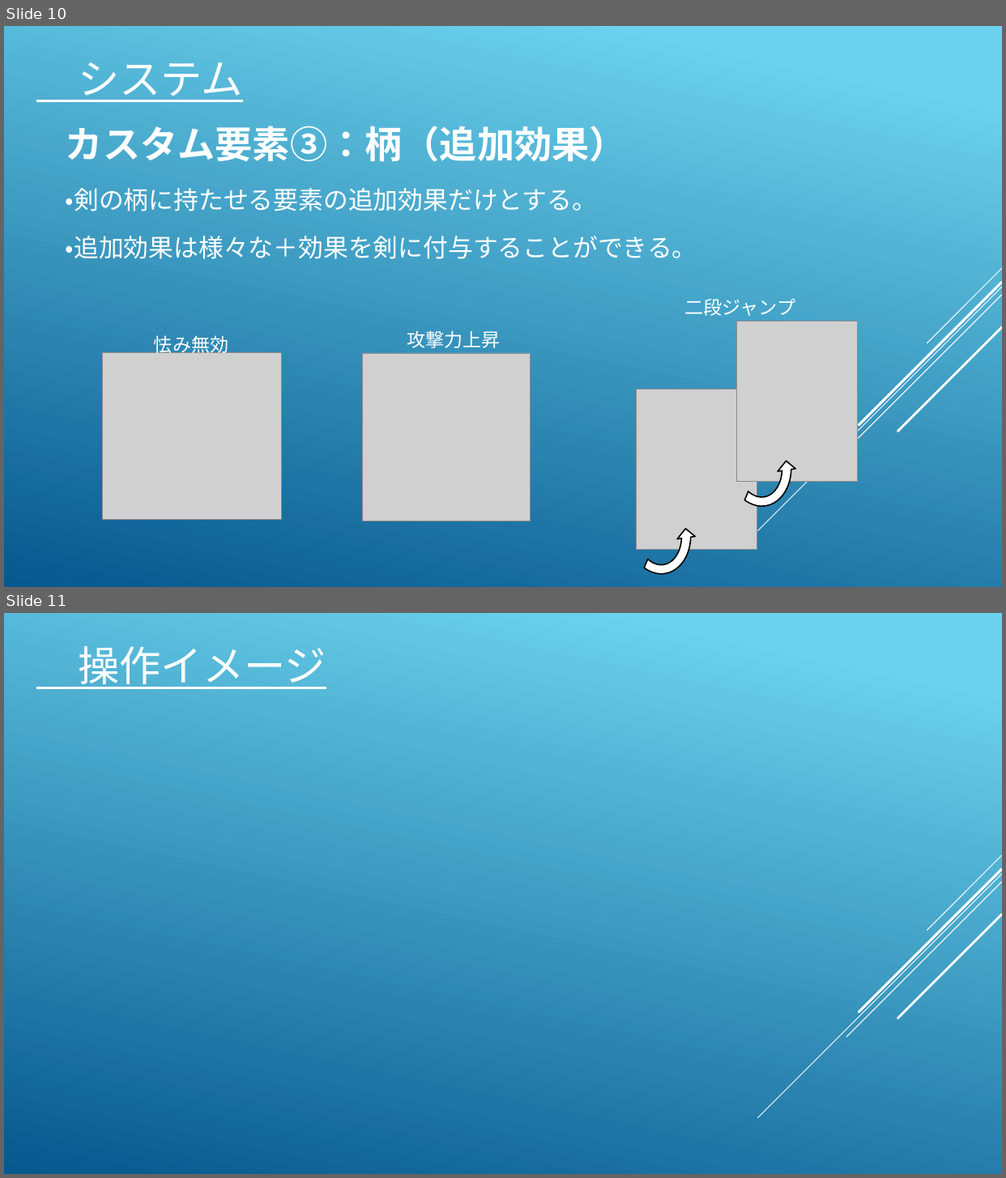
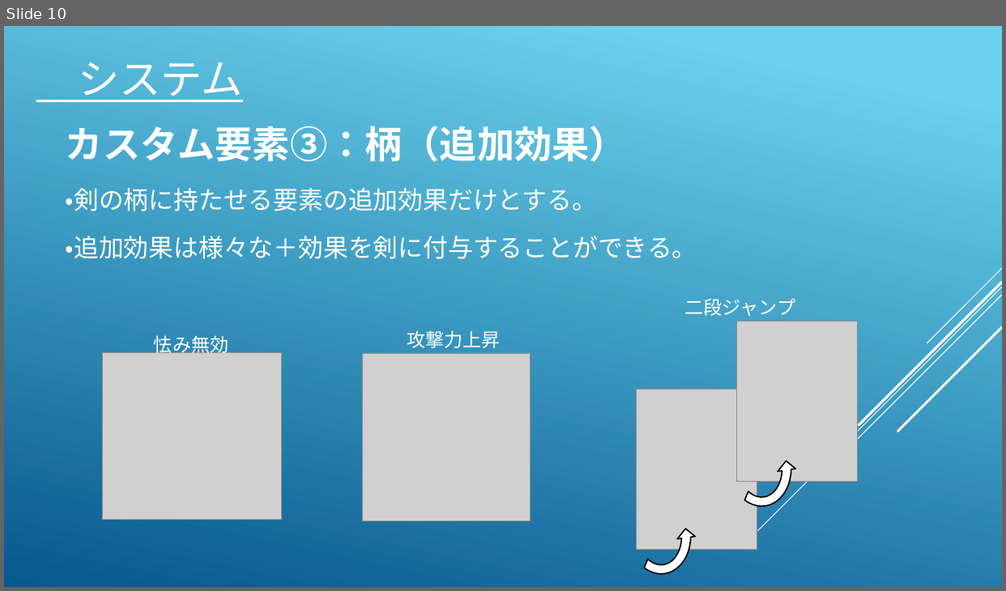
Before and after one commit to koike0723/Aso2020Winter, a slide deck: 企画書.pptx. Shown one above the other, each under a label of ours: slides 10 and 11 before the commit, slide 10 after it. The pictures are 1006x1178 and 1006x591 pixels, drawn with LibreOffice and Linux fonts; fonts in the diff are those of the drawing; grey boxes stand for pictures. Boxes give left, top, right and bottom in pixels: in the first picture for what was removed or moved away, otherwise in the second. Text is boxed around its words. In the diff, an @@ line names an element or a change of style, - is before the commit and + after.

```diff
--- a/企画書.pptx
+++ b/企画書.pptx
@@ slide 11 removed at box(4, 613, 1002, 1174), background gradient #6ED2EB to #06588E; not listed: 5 template elements that a slide beside it also shows @@
@@ text removed at box(78, 646, 326, 689) @@
-操作イメージ
```
Also in this commit, not shown: 5 slides changed, 8 slides added, 7 other slides removed, 8 other files.
